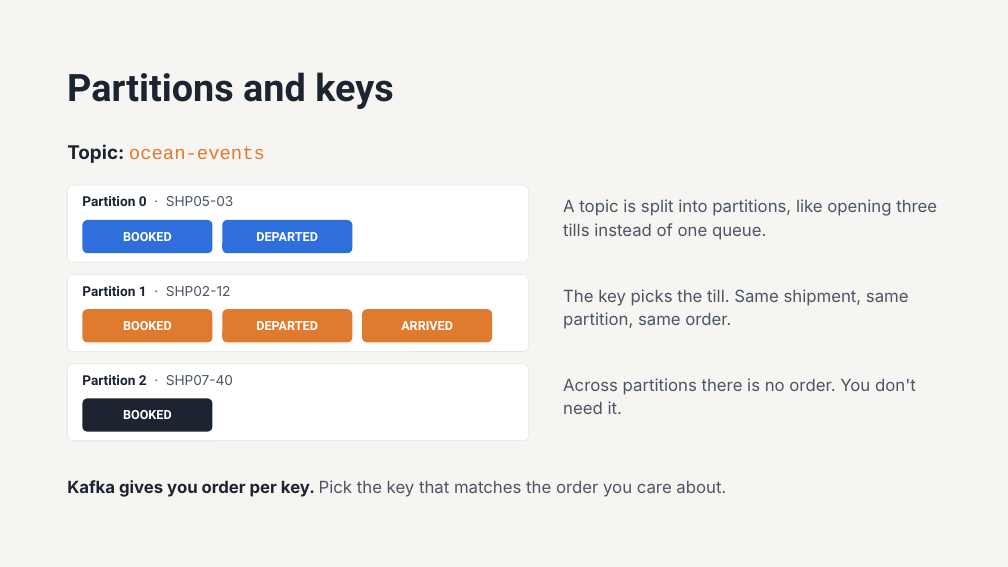
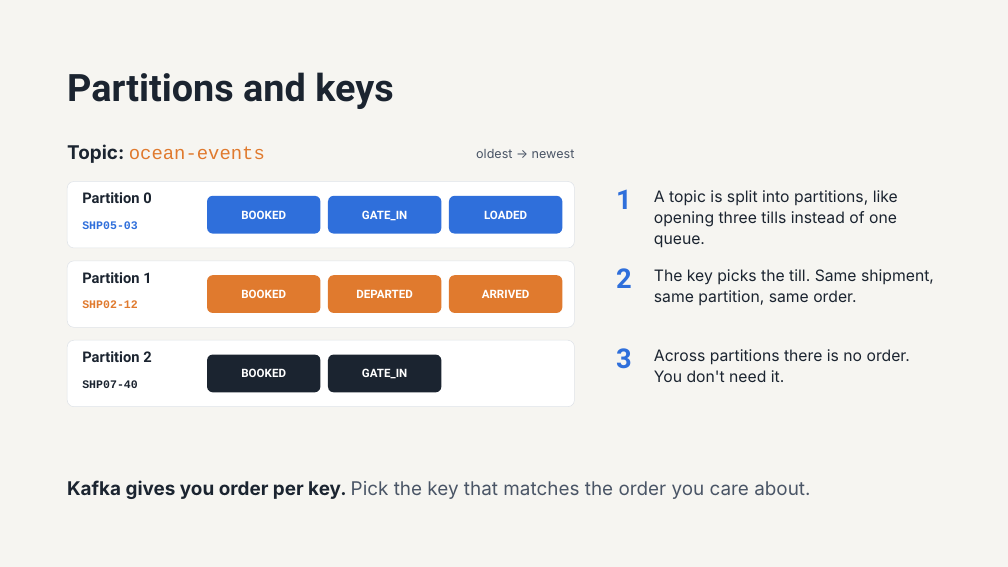
Before and after one commit to mdl-erfan/cloud-computing-srh, a slide deck: slide 7 of sessions/05-kafka-on-gke/slides/session-05-kafka-on-gke.pptx. Drawn at 1008x567 pixels with LibreOffice and Linux fonts; fonts in the diff are those of the drawing. Boxes give left, top, right and bottom in pixels: in the first picture for what was removed or moved away, otherwise in the second. Text is boxed around its words. In the diff, an @@ line names an element or a change of style, - is before the commit and + after.

```diff
--- a/sessions/05-kafka-on-gke/slides/session-05-kafka-on-gke.pptx
+++ b/sessions/05-kafka-on-gke/slides/session-05-kafka-on-gke.pptx
@@ text added at (476,149,575,158), 12 pt, text #4A5566 @@
+oldest → newest
@@ rounded rectangle: place and size @@
-rounded rectangle at (67,185,529,262)
+rounded rectangle at (67,181,575,248)
@@ text at (82,192,151,203): text changed; size 13 to 14 pt @@
-Partition 0 · SHP05-03
+Partition 0
@@ rounded rectangle "BOOKED": place and size @@
-rounded rectangle "BOOKED" at (82,220,212,253)
+rounded rectangle "BOOKED" at (207,196,321,234)
@@ rounded rectangle added at (328,196,442,234), fill #2F6FDB, 11 pt, text #FFFFFF, bold @@
+GATE_IN
@@ rounded rectangle added at (449,196,563,234), fill #2F6FDB, 11 pt, text #FFFFFF, bold @@
+LOADED
@@ text added at (616,189,632,209), 26 pt, text #2F6FDB, bold @@
+1
@@ text "A topic is split into ...": place and size @@
-text "A topic is split into ..." at (563,199,937,240)
+text "A topic is split into ..." at (654,190,898,248)
@@ text added at (82,221,138,229), 11 pt, text #2F6FDB, bold @@
+SHP05-03
@@ rounded rectangle removed at (222,220,352,253) @@
-DEPARTED
@@ rounded rectangle: place and size @@
-rounded rectangle at (67,274,529,352)
+rounded rectangle at (67,261,575,327)
@@ text added at (616,268,632,288), 26 pt, text #2F6FDB, bold @@
+2
@@ text "The key picks the till. ...": place and size @@
-text "The key picks the till. ..." at (563,289,909,329)
+text "The key picks the till. ..." at (654,269,934,306)
@@ text at (82,272,151,283): text changed; size 13 to 14 pt @@
-Partition 1 · SHP02-12
+Partition 1
@@ rounded rectangle "BOOKED": place and size @@
-rounded rectangle "BOOKED" at (82,309,212,343)
+rounded rectangle "BOOKED" at (207,275,321,313)
@@ rounded rectangle "DEPARTED": place and size @@
-rounded rectangle "DEPARTED" at (222,309,352,343)
+rounded rectangle "DEPARTED" at (328,275,442,313)
@@ rounded rectangle "ARRIVED": place and size @@
-rounded rectangle "ARRIVED" at (362,309,492,343)
+rounded rectangle "ARRIVED" at (449,275,563,313)
@@ text added at (82,300,138,308), 11 pt, text #E07A2E, bold @@
+SHP02-12
@@ proportions changed in 3 elements at (67,181,575,248), (67,261,575,327), (67,340,575,407) @@
@@ rounded rectangle: place and size @@
-rounded rectangle at (67,364,529,441)
+rounded rectangle at (67,340,575,407)
@@ text added at (82,351,151,362), 14 pt, text #1B2430, bold @@
+Partition 2
@@ size 12 to 11 pt; line spacing 13.8pt to 12.6pt in 5 elements at (449,275,563,313), (328,275,442,313), (207,196,321,234), (207,275,321,313), (207,355,321,392) @@
@@ rounded rectangle "BOOKED": place and size @@
-rounded rectangle "BOOKED" at (82,399,212,432)
+rounded rectangle "BOOKED" at (207,355,321,392)
@@ rounded rectangle added at (328,355,442,392), fill #1B2430, 11 pt, text #FFFFFF, bold @@
+GATE_IN
@@ text added at (616,348,632,369), 26 pt, text #2F6FDB, bold @@
+3
@@ size 16 to 15 pt, text colour #4A5566 to #1B2430; line spacing 22.4pt to 20pt in 3 elements at (654,190,898,248), (654,269,934,306), (654,349,910,382) @@
@@ text "Across partitions there is no ...": place and size @@
-text "Across partitions there is no ..." at (563,378,916,414)
+text "Across partitions there is no ..." at (654,349,910,382)
@@ text at (82,380,138,388): text changed; size 13 to 11 pt; font Roboto to Courier New @@
-Partition 2 · SHP07-40
+SHP07-40
@@ text "Kafka gives you order per ..." at (67,480,810,499): size 16 to 18 pt; line spacing 22.4pt to 25.2pt @@
```
Also in this commit, not shown: 4 other slides changed, 1 slide added.
